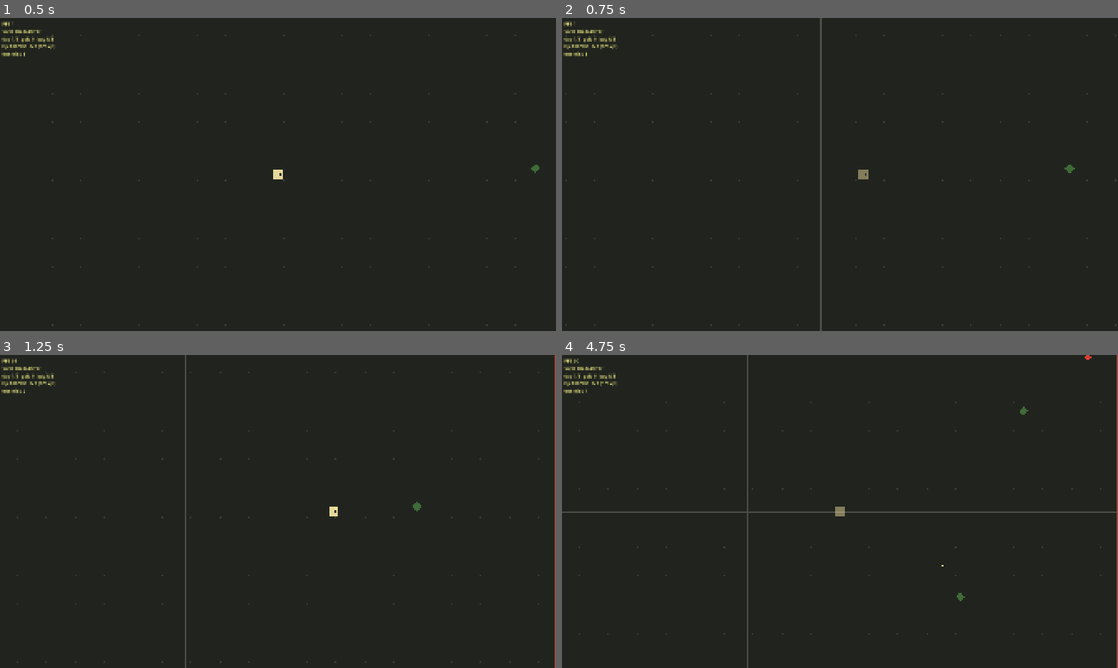
Above: before the commit, frames 1-4 (two rows, left to right).
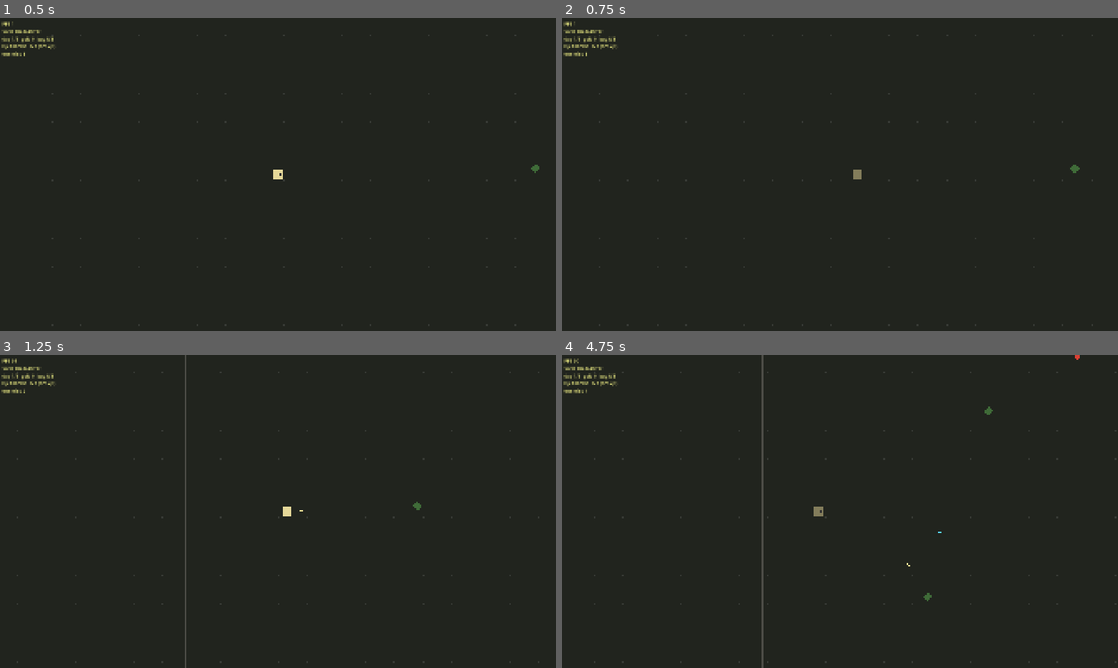
Above: after the commit, the same moments.

Repository: wangwx-dev/godot-demo
Game: Godot game, scene res://scenes/levels/test_arena/test_arena.tscn
Same seed, same stepped clock (60 frames per second), same inputs: the game is played once before the commit and once after it.
Inputs:
- Up to frame 1 (0.5 s): no input
- Up to frame 2 (0.75 s): tap Enter at 0.5 s; hold Right (move_right) from 0.53 s (still down); tap Space (dodge) at 0.6 s
- Up to frame 3 (1.25 s): keep holding Right (move_right)
- Up to frame 4 (4.75 s): release Right (move_right) at 1.28 s; hold Down (move_down) 1.28-2.03 s; tap Space (dodge) at 1.35, 2.3, 2.85, 3.6, 4.55 s; hold Right (move_right) 2.03-2.78 s; tap Tab at 2.1, 4.35 s; hold Up (move_up) 2.78-3.53 s; hold Left (move_left) from 3.53 s (still down)

Frame 1 is identical in both runs. In frame 2, 0.5% of the frame differs, in the area x 46-94%, y 0-100%; in frame 3, 0.3%; in frame 4, 1.5%, in the area x 0-100%, y 0-100%.

Commit message:
M1 试玩校准：翻滚距离 160→120px
体感过远；锚点表（upgrade/character-design）同步更新，M1 验收通过

Co-Authored-By: Claude Fable 5 <noreply@anthropic.com>

Diff:
--- a/scenes/entities/player/player.gd
+++ b/scenes/entities/player/player.gd
@@ -1,7 +1,7 @@
 class_name Player
 extends CharacterBody2D
 ## 俯视角八方向移动的玩家控制器 + M1 战斗侧：受击/无敌/翻滚/死亡。
-## 基础数值为 upgrade-design 锚点（220 移速/40 拾取/0.5s 受击无敌/翻滚 3s 冷却 160px 0.3s 无敌）。
+## 基础数值为 upgrade-design 锚点（220 移速/40 拾取/0.5s 受击无敌/翻滚 3s 冷却 120px 0.3s 无敌）。
 ## 血量记账在 RunState（跨图持续），本类只管判定与表现。
 
 @export var max_speed: float = 220.0
@@ -11,7 +11,7 @@
 @export var pickup_radius: float = 40.0
 
 @export var dodge_cooldown: float = 3.0
-@export var dodge_distance: float = 160.0
+@export var dodge_distance: float = 120.0
 @export var dodge_invuln: float = 0.3
 const DODGE_DURATION: float = 0.15
 
--- a/scenes/levels/test_arena/test_arena.gd
+++ b/scenes/levels/test_arena/test_arena.gd
@@ -100,7 +100,7 @@
 		draw_line(Vector2(0, offset), Vector2(MAP_SIZE, offset), Color(0.3, 0.3, 0.28), 4.0)
 	# 图边界
 	draw_rect(Rect2(0, 0, MAP_SIZE, MAP_SIZE), Color(0.6, 0.3, 0.25), false, 8.0)
-	# 100px 刻度点（距离体感参照：奔跑者钻出距离/翻滚 160px 等都以它读）
+	# 100px 刻度点（距离体感参照：奔跑者钻出距离/翻滚 120px 等都以它读）
 	for x in range(0, int(MAP_SIZE) + 1, 100):
 		for y in range(0, int(MAP_SIZE) + 1, 100):
 			draw_circle(Vector2(x, y), 2.0, Color(0.22, 0.23, 0.21))
Not shown, changed: docs/character-design.md
Not shown, changed: docs/mvp-plan.md
Not shown, changed: docs/upgrade-design.md
